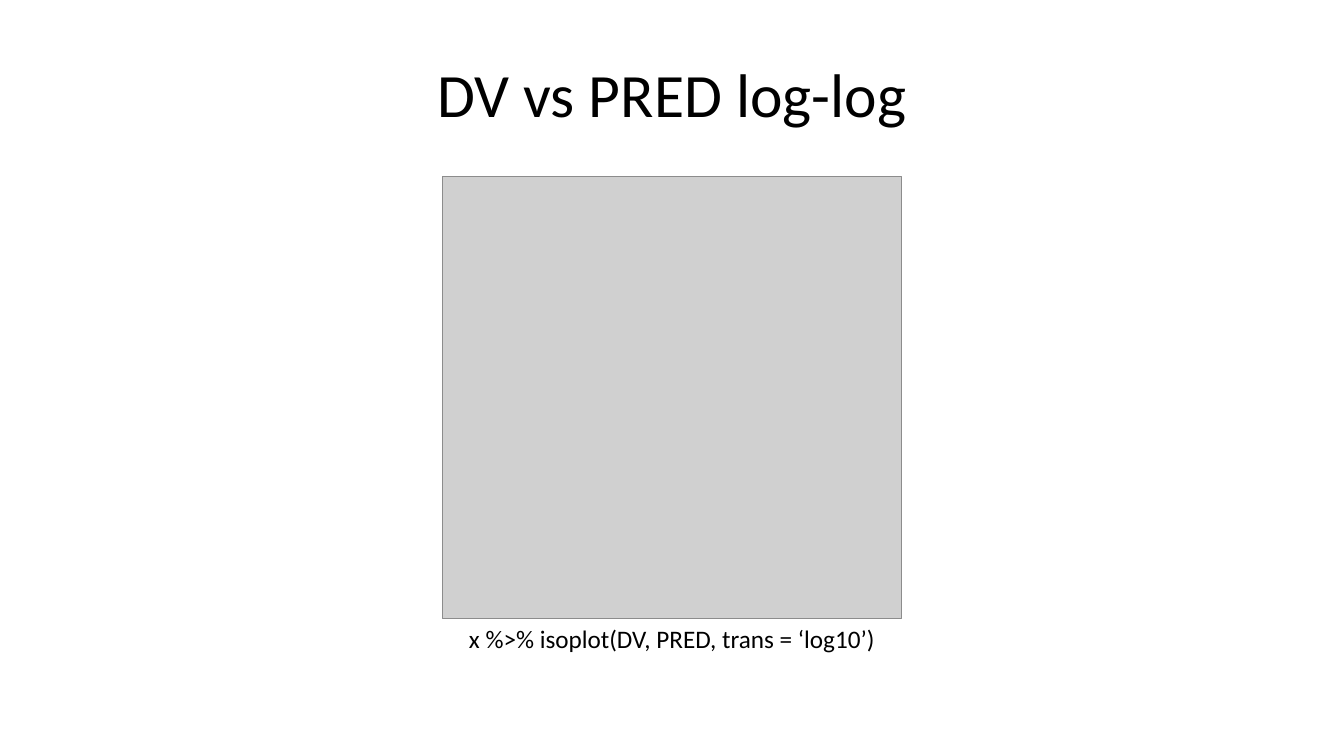
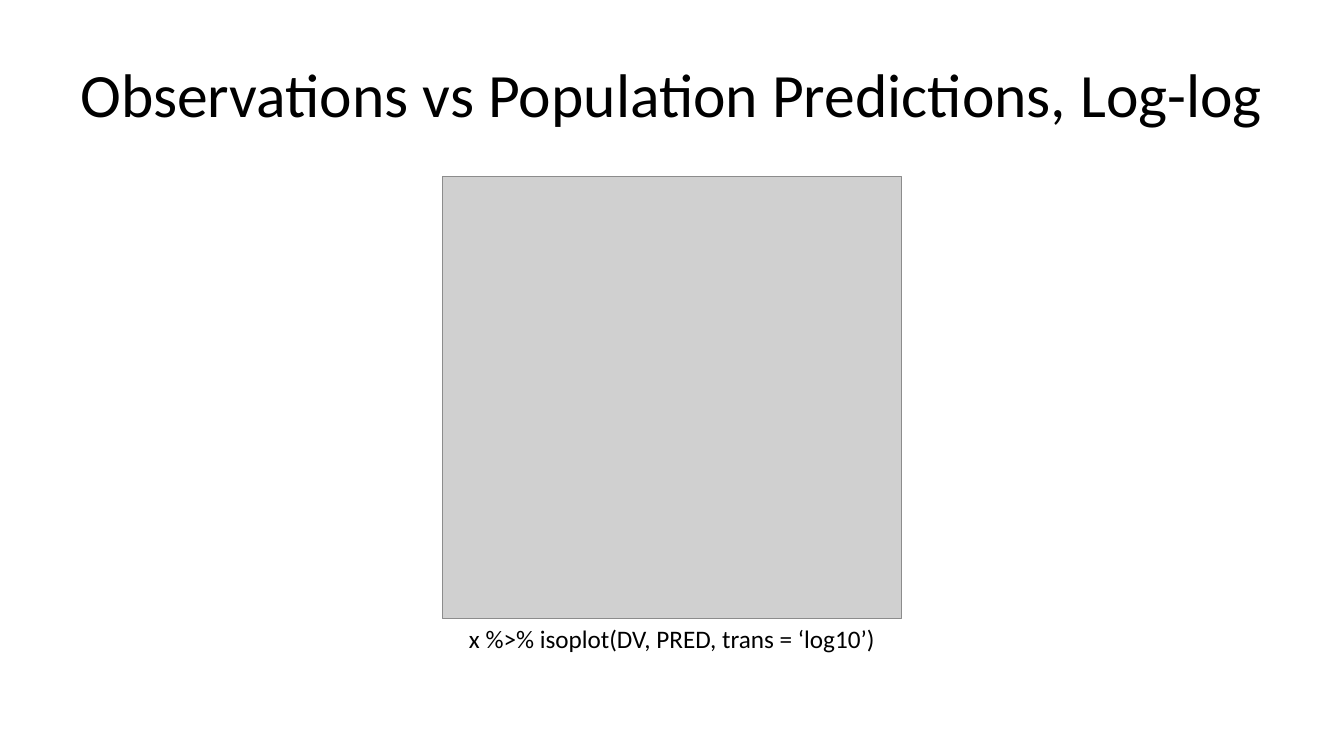
Before and after one commit to bergsmat/yamlet, a slide deck: slide 6 of inst/extdata/modeling/diagnostics.pptx (slide 5 before the commit). Drawn at 1344x756 pixels with LibreOffice and Linux fonts; fonts in the diff are those of the drawing; grey boxes stand for pictures. Boxes give left, top, right and bottom in pixels: in the first picture for what was removed or moved away, otherwise in the second. Text is boxed around its words. In the diff, an @@ line names an element or a change of style, - is before the commit and + after.

```diff
--- a/inst/extdata/modeling/diagnostics.pptx
+++ b/inst/extdata/modeling/diagnostics.pptx
@@ title at (80,74,1262,128): text changed @@
-DV vs PRED log-log
+Observations vs Population Predictions, Log-log
```
Also in this commit, not shown: 7 other slides changed, 5 slides added, 19 other files.
